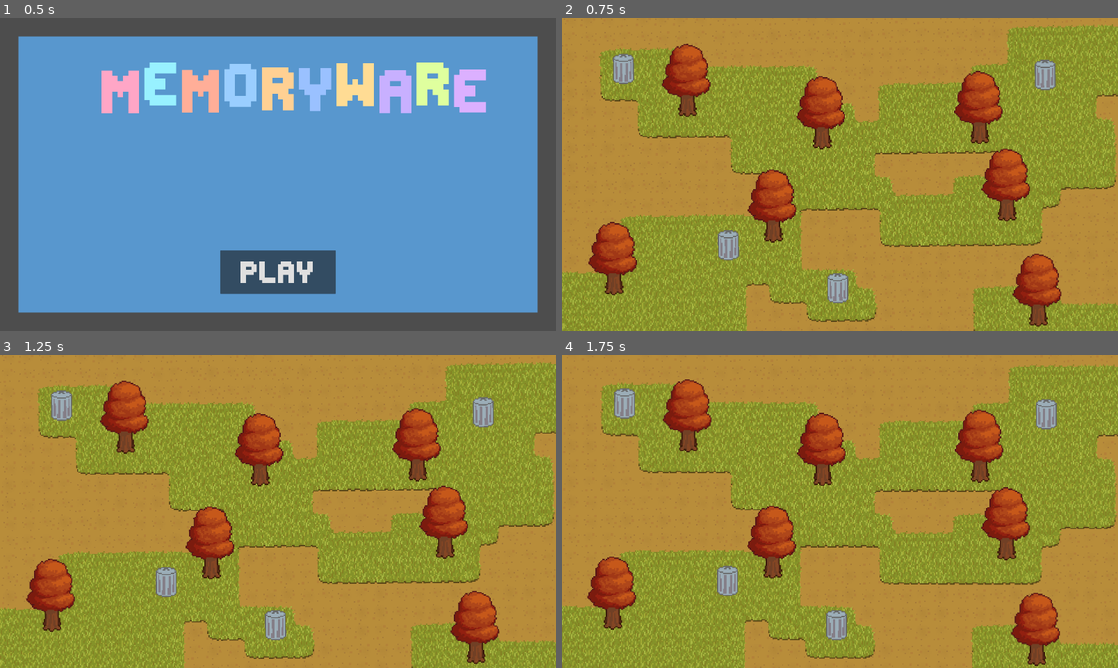
Above: before the commit, frames 1-4 (two rows, left to right).
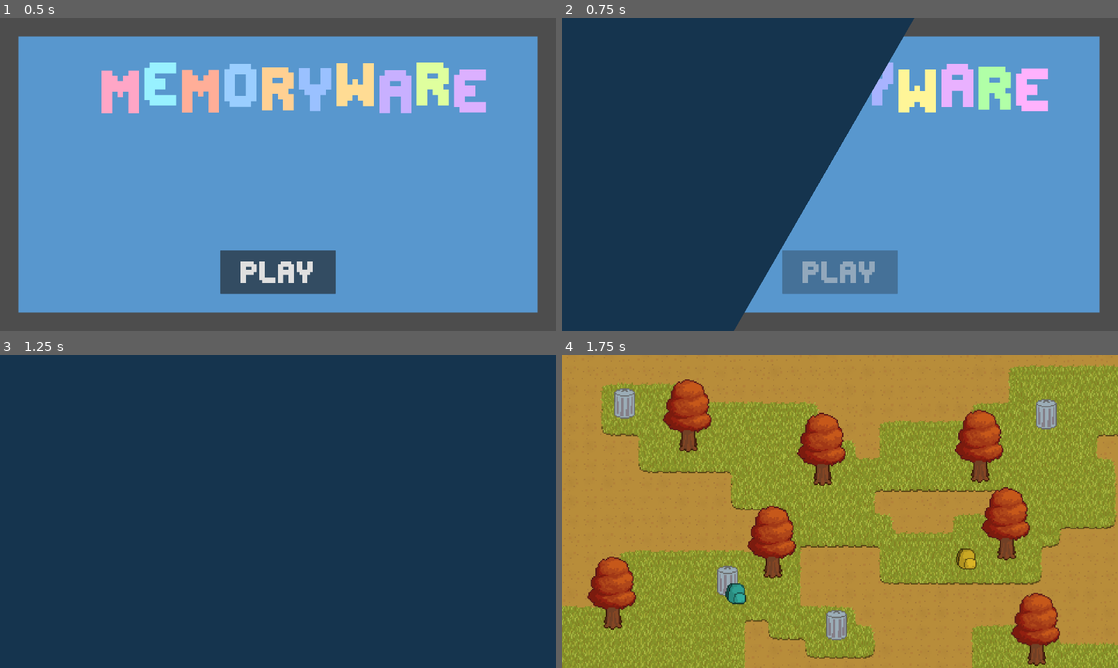
Above: after the commit, the same moments.

Repository: M5-Maniac/Hackathon-26
Game: Godot game, scene res://main_menu.tscn
Two runs of this game, one before a commit and one after it. Both use one fixed random seed, a clock stepped at 60 frames per second and the inputs below.
Inputs (mouse positions are in pixels of both pictures, inside the frame that each line leads up to):
- Up to frame 1 (0.5 s): no input
- Up to frame 2 (0.75 s): click "PLAY" at 0.5 s
- Up to frame 3 (1.25 s): no input
- Up to frame 4 (1.75 s): move the mouse to (962, 495) at 1.27 s

Frame 1 is identical in both runs. In frame 2, 100% of the frame differs, in the area x 0-100%, y 0-100%; in frame 3, 100%; in frame 4, 0.4%.

Commit message:
Backpack, Menu Transition, Hover detection.
also updated hitboxes and stuff. Next goal is to hopefully set the "waldo" item (the one they need to find) and display a message with that information.

Diff:
--- a/memoryware/Levels/Level.tscn
+++ b/memoryware/Levels/Level.tscn
@@ -2,7 +2,9 @@
 
 [ext_resource type="Texture2D" uid="uid://cf3t6fn32pbd6" path="res://Assets/GrassTilesetSmall.png" id="1_wbw1h"]
 [ext_resource type="PackedScene" uid="uid://c4f5qnfb43vx2" path="res://Props/Trashcan.tscn" id="2_286st"]
+[ext_resource type="Script" uid="uid://bbc6n10tge3o4" path="res://Levels/prop_setup.gd" id="2_q1ycg"]
 [ext_resource type="PackedScene" uid="uid://bxes020iwqd6c" path="res://Props/Tree.tscn" id="3_q1ycg"]
+[ext_resource type="PackedScene" uid="uid://cvljajd2i4ced" path="res://Props/Backpack.tscn" id="4_286st"]
 [ext_resource type="Script" uid="uid://c8h46hhl8lsp1" path="res://camera_2d.gd" id="4_y3x56"]
 
 [sub_resource type="TileSetAtlasSource" id="TileSetAtlasSource_5lntk"]
@@ -616,6 +618,7 @@
 tile_set = SubResource("TileSet_w2vy6")
 
 [node name="Props" type="Node2D" parent="." unique_id=873634840]
+script = ExtResource("2_q1ycg")
 
 [node name="Trashcan" parent="Props" unique_id=1453369605 instance=ExtResource("2_286st")]
 position = Vector2(-3, 98)
@@ -649,6 +652,16 @@
 
 [node name="Tree7" parent="Props" unique_id=1769880798 instance=ExtResource("3_q1ycg")]
 position = Vector2(169, 101)
+
+[node name="Backpack" parent="Props" unique_id=1511672953 instance=ExtResource("4_286st")]
+modulate = Color(0.4187358, 1.3928474, 1.2690654, 1)
+position = Vector2(-90, 67)
+color = 4
+
+[node name="Backpack2" parent="Props" unique_id=1093478567 instance=ExtResource("4_286st")]
+modulate = Color(1.7681202, 1.4699425, 0.31111494, 1)
+position = Vector2(109, 37)
+color = 2
 
 [node name="Camera2D" type="Camera2D" parent="." unique_id=1154877549]
 ignore_rotation = false
--- /dev/null
+++ b/memoryware/Levels/prop_setup.gd
@@ -0,0 +1,13 @@
+extends Node2D
+
+
+# Called when the node enters the scene tree for the first time.
+func _ready() -> void:
+	var prop_count = get_child_count()
+	var waldo_prop = randi_range(0,prop_count-1)
+	get_child(waldo_prop).is_waldo = true
+
+
+# Called every frame. 'delta' is the elapsed time since the previous frame.
+func _process(delta: float) -> void:
+	pass
--- /dev/null
+++ b/memoryware/Props/Backpack.tscn
@@ -0,0 +1,35 @@
+[gd_scene format=3 uid="uid://cvljajd2i4ced"]
+
+[ext_resource type="Script" uid="uid://btca4nmr36v4c" path="res://Props/Prop.gd" id="1_xjjb2"]
+[ext_resource type="Texture2D" uid="uid://bq5707n02vk1g" path="res://Assets/Backpack.png" id="2_kh62e"]
+
+[sub_resource type="CapsuleShape2D" id="CapsuleShape2D_xjjb2"]
+radius = 7.999513
+height = 17.998905
+
+[sub_resource type="CapsuleShape2D" id="CapsuleShape2D_kh62e"]
+radius = 4.999696
+height = 9.999393
+
+[node name="Backpack" type="Node2D" unique_id=1511672953]
+y_sort_enabled = true
+script = ExtResource("1_xjjb2")
+object = 1
+color = 7
+
+[node name="Sprite" type="Sprite2D" parent="." unique_id=1416578921]
+texture = ExtResource("2_kh62e")
+
+[node name="Hitbox" type="Area2D" parent="." unique_id=735887491]
+position = Vector2(-1, 2)
+rotation = -0.57560647
+
+[node name="CollisionShape2D" type="CollisionShape2D" parent="Hitbox" unique_id=1787395363]
+position = Vector2(-0.24982464, 2.2220683)
+rotation = 0.56457067
+shape = SubResource("CapsuleShape2D_xjjb2")
+
+[node name="CollisionShape2D2" type="CollisionShape2D" parent="Hitbox" unique_id=2018156729]
+position = Vector2(0.92824906, 7.7548914)
+rotation = 0.56457067
+shape = SubResource("CapsuleShape2D_kh62e")
--- a/memoryware/Props/Prop.gd
+++ b/memoryware/Props/Prop.gd
@@ -1,17 +1,43 @@
 extends Node2D
  #classification
-enum objects { trash_can, soda_can, tree }
+enum objects { trash_can, backpack, tree }
 enum colors { red, orange, yellow, green, blue, purple, white, gray, black }
 @export var object = objects.trash_can
 @export var color = colors.blue
 
 @export var is_waldo: bool = false #is this an object the player is supposed to click?
 
+var prop_hitbox
+var prop_sprite
+var hovered: bool = false
+
 # Called when the node enters the scene tree for the first time.
 func _ready() -> void:
-	pass # Replace with function body.
+
+	#Finds hitbox in the prop, sets it to a variable. probably an inefficient way of doing this but oh well
+	for child in get_children():
+		if child.name == "Hitbox":
+			prop_hitbox = child
+		if child.name == "Sprite":
+			prop_sprite = child
+
+
+	prop_hitbox.mouse_entered.connect(mouse_entered_hitbox)
+	prop_hitbox.mouse_exited.connect(mouse_exited_hitbox)
+
 
 
 # Called every frame. 'delta' is the elapsed time since the previous frame.
 func _process(delta: float) -> void:
-	pass
+
+	if hovered:
+		get_viewport().set_input_as_handled()
+		scale = scale.move_toward(Vector2(1.1,1.1),0.025)
+	else:
+		scale = scale.move_toward(Vector2(1,1),0.034)
+
+func mouse_entered_hitbox() -> void:
+	hovered = true
+
+func mouse_exited_hitbox() -> void:
+	hovered = false
--- a/memoryware/Props/Trashcan.tscn
+++ b/memoryware/Props/Trashcan.tscn
@@ -4,15 +4,17 @@
 [ext_resource type="Texture2D" uid="uid://h15kcs2td0cq" path="res://Assets/Trashcan.png" id="2_r0g1w"]
 
 [sub_resource type="CapsuleShape2D" id="CapsuleShape2D_nu3dp"]
-height = 28.0
+radius = 9.0
+height = 26.0
 
 [node name="Trashcan" type="Node2D" unique_id=1453369605]
+y_sort_enabled = true
 script = ExtResource("1_1qo7j")
+
+[node name="Sprite" type="Sprite2D" parent="." unique_id=1360966796]
+texture = ExtResource("2_r0g1w")
 
 [node name="Hitbox" type="Area2D" parent="." unique_id=1776254640]
 
 [node name="CollisionShape2D" type="CollisionShape2D" parent="Hitbox" unique_id=493193586]
 shape = SubResource("CapsuleShape2D_nu3dp")
-
-[node name="Sprite" type="Sprite2D" parent="." unique_id=1360966796]
-texture = ExtResource("2_r0g1w")
--- a/memoryware/Props/Tree.tscn
+++ b/memoryware/Props/Tree.tscn
@@ -4,8 +4,15 @@
 [ext_resource type="Texture2D" uid="uid://dps67yb0kpjuf" path="res://Assets/Trees.png" id="2_72j6q"]
 
 [sub_resource type="CapsuleShape2D" id="CapsuleShape2D_icwj3"]
-radius = 19.0
-height = 60.0
+radius = 17.0
+height = 36.0
+
+[sub_resource type="CapsuleShape2D" id="CapsuleShape2D_ir6vn"]
+radius = 9.0
+height = 38.0
+
+[sub_resource type="RectangleShape2D" id="RectangleShape2D_fxey7"]
+size = Vector2(12, 20)
 
 [node name="Tree" type="Node2D" unique_id=1845368906]
 script = ExtResource("1_icwj3")
@@ -17,7 +24,17 @@
 region_rect = Rect2(8, 0, 168, 256)
 
 [node name="Hitbox" type="Area2D" parent="." unique_id=1872679400]
+y_sort_enabled = true
 
 [node name="CollisionShape2D" type="CollisionShape2D" parent="Hitbox" unique_id=946686905]
-position = Vector2(1, 0)
+position = Vector2(1, -11)
 shape = SubResource("CapsuleShape2D_icwj3")
+
+[node name="CollisionShape2D2" type="CollisionShape2D" parent="Hitbox" unique_id=1541661699]
+position = Vector2(1, 4)
+rotation = 1.5707964
+shape = SubResource("CapsuleShape2D_ir6vn")
+
+[node name="CollisionShape2D3" type="CollisionShape2D" parent="Hitbox" unique_id=420706982]
+position = Vector2(1, 21)
+shape = SubResource("RectangleShape2D_fxey7")
--- a/memoryware/main_menu.gd
+++ b/memoryware/main_menu.gd
@@ -1,6 +1,10 @@
 extends Control
 
+@onready var play_button: Button = $MarginContainer/PlayButton
+@onready var transition: ColorRect = $Transition
+@onready var transition_timer: Timer = $TransitionTimer
 
+var transitioning: bool = false
 # Called when the node enters the scene tree for the first time.
 func _ready() -> void:
 	pass # Replace with function body.
@@ -8,11 +12,18 @@
 
 # Called every frame. 'delta' is the elapsed time since the previous frame.
 func _process(delta: float) -> void:
-	pass
+	if transitioning:
+		transition.position = transition.position.move_toward(Vector2(300,-1000),100)
 
 
 
 func _on_button_pressed() -> void: #main menu button
-	print("button pressed")
+	play_button.disabled = true
+	transitioning = true
+	transition_timer.start()
+
+
+
+
+func _on_transition_timer_timeout() -> void:
 	get_tree().change_scene_to_file("res://Levels/Level.tscn")
-	pass # Replace with function body.
--- a/memoryware/main_menu.tscn
+++ b/memoryware/main_menu.tscn
@@ -46,7 +46,7 @@
 text = "[wave amp=140 freq=7 connected=1][rainbow freq=0.2 sat=0.4 val=1 speed=1.0] MEMORYWARE"
 horizontal_alignment = 1
 
-[node name="Button" type="Button" parent="MarginContainer" unique_id=2020788481]
+[node name="PlayButton" type="Button" parent="MarginContainer" unique_id=2020788481]
 z_index = 100
 custom_minimum_size = Vector2(400, 150)
 layout_mode = 2
@@ -56,4 +56,22 @@
 theme_override_font_sizes/font_size = 128
 text = "PLAY"
 
-[connection signal="pressed" from="MarginContainer/Button" to="." method="_on_button_pressed"]
+[node name="TransitionTimer" type="Timer" parent="." unique_id=1365911821]
+
+[node name="Transition" type="ColorRect" parent="." unique_id=58171095]
+z_index = 1000
+layout_mode = 1
+anchors_preset = 15
+anchor_right = 1.0
+anchor_bottom = 1.0
+offset_left = -1801.0
+offset_top = -2147.0
+offset_right = -1093.0
+offset_bottom = -1099.0
+grow_horizontal = 2
+grow_vertical = 2
+rotation = 0.5235988
+color = Color(0.08365663, 0.204007, 0.30549613, 1)
+
+[connection signal="pressed" from="MarginContainer/PlayButton" to="." method="_on_button_pressed"]
+[connection signal="timeout" from="TransitionTimer" to="." method="_on_transition_timer_timeout"]
Binary file added: memoryware/Assets/Backpack.png
Not shown, added: memoryware/Assets/Backpack.png.import
Not shown, added: memoryware/Levels/prop_setup.gd.uid
